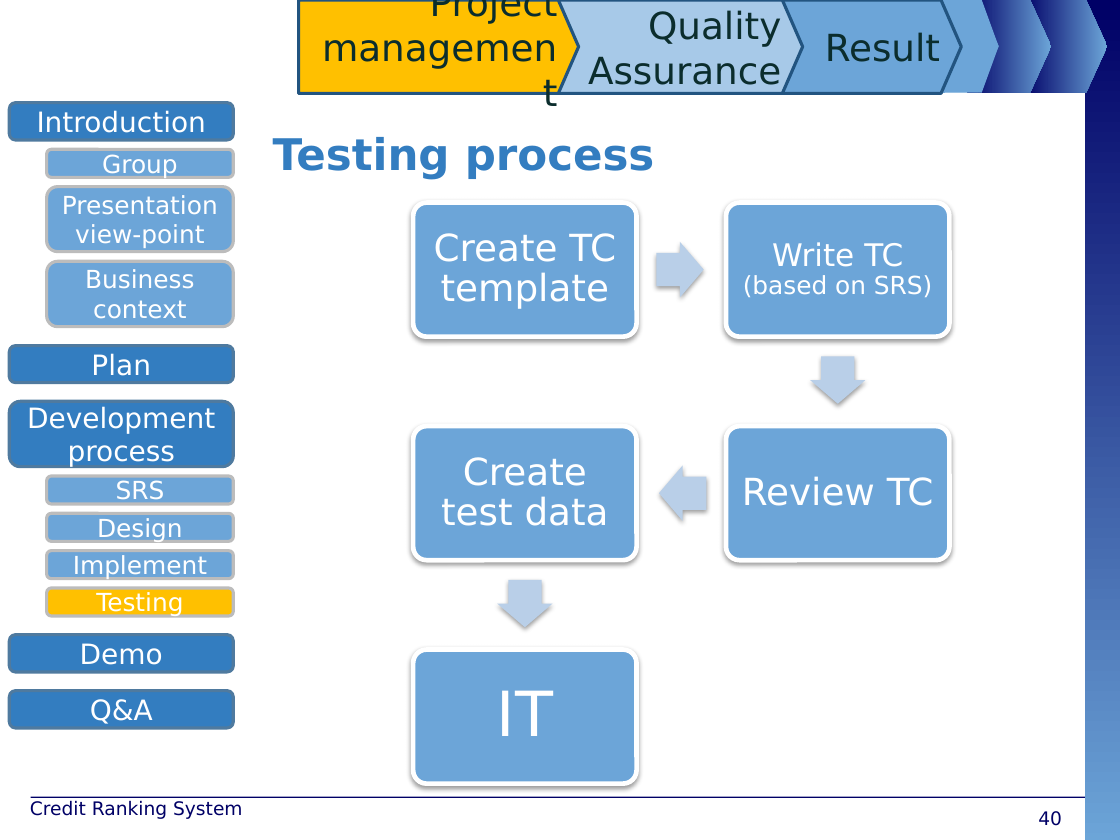
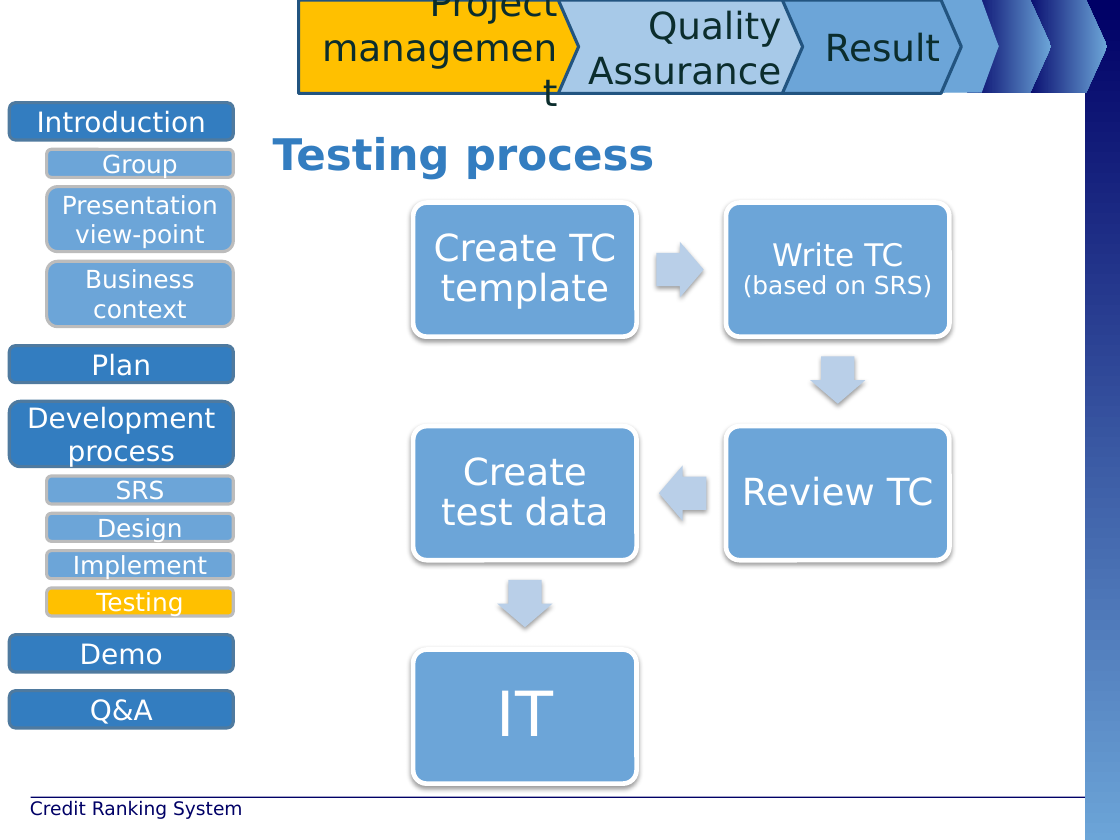
Before and after one commit to maily89/fbdm, a slide deck: slide 41 of Deliverables/FBD - slide.pptx (slide 40 before the commit). Drawn at 1120x840 pixels with LibreOffice and Linux fonts; fonts in the diff are those of the drawing; background and template pictures are left out. Boxes give left, top, right and bottom in pixels: in the first picture for what was removed or moved away, otherwise in the second. Text is boxed around its words. In the diff, an @@ line names an element or a change of style, - is before the commit and + after.

```diff
--- a/Deliverables/FBD - slide.pptx
+++ b/Deliverables/FBD - slide.pptx
@@ page number removed at <box>1038,811,1062,826</box> @@
-40
```
Also in this commit, not shown: 44 other slides changed, 1 slide added, 1 slide removed.
